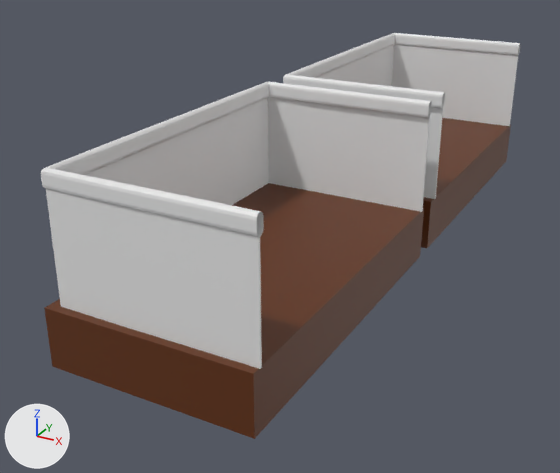
The FBX model Assets/_mainAssets/Content/Models/_category/Models2/terrace/Model/terrace.fbx: old version first, new version second.
Rendered twice from a 50 mm lens placed at (-3.44, 6.5, 3.93), pointed at (-7.56, 14.0, 0.18). The lights are fixed; the arrows at lower left show +X, +Y and +Z.

The first picture shows 'floor terrace', 'glass terrace', 'railings terrace'.
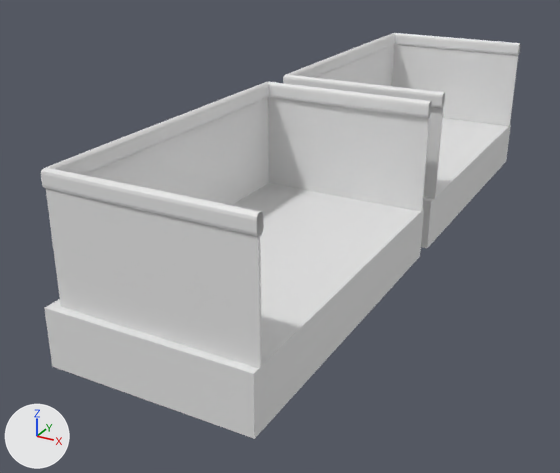
The newer file is also turned or shifted as a whole; pictures and numbers use the older file's frame.

Patch to the scene script:
```diff
--- a/Assets/_mainAssets/Content/Models/_category/Models2/terrace/Model/terrace.fbx.py
+++ b/Assets/_mainAssets/Content/Models/_category/Models2/terrace/Model/terrace.fbx.py
@@ me_plane_045 @@
 me_plane_045.from_pydata(...)  # 40 vertices, 36 faces; spans x -8.1..-5.99, y 10.73..18.65, z 0.04..0.65
-me_plane_045.materials.append(mat_material_007)  # brown #612f0a
```

Changed parts and their boxes (x1, y1, x2, y2) in the pictures (560 x 473 px):
'floor terrace', recoloured (brown to white)
    both: (44, 118, 511, 439)
